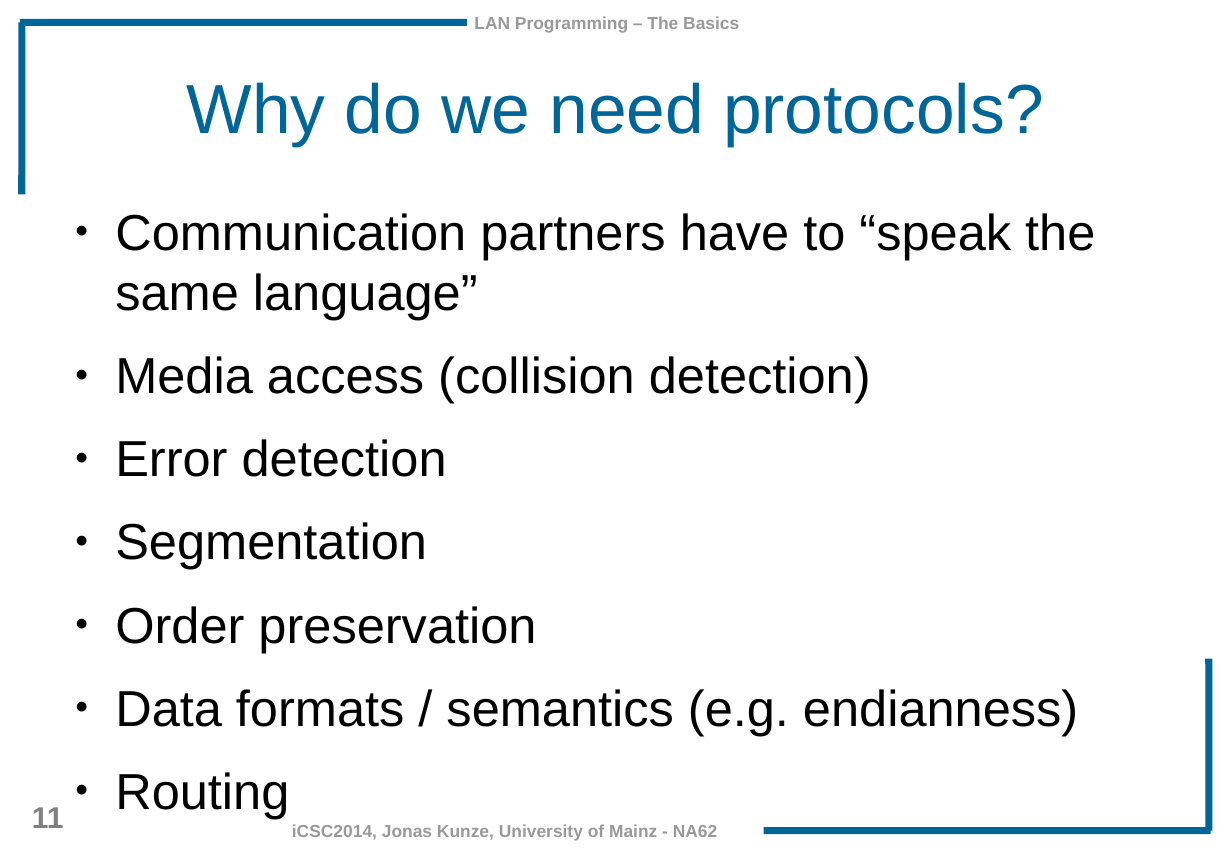
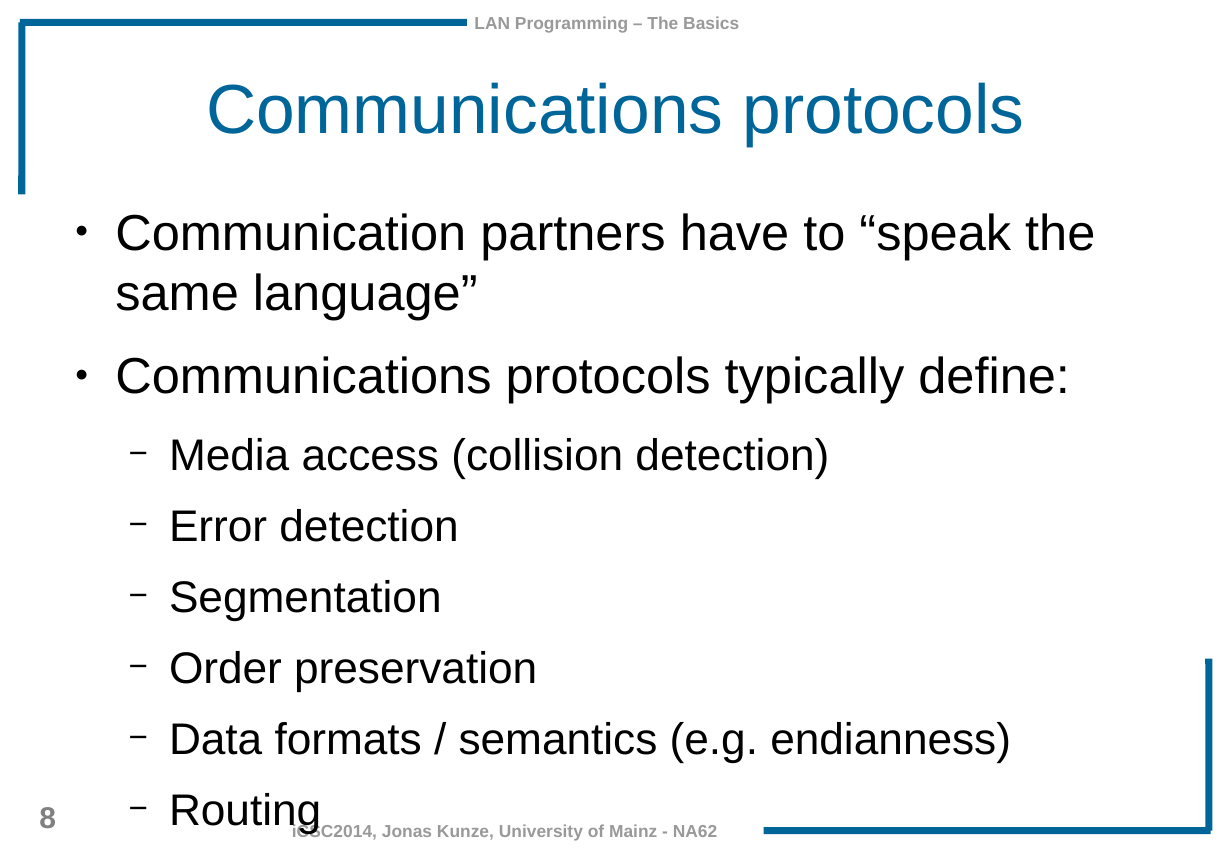
Before and after one commit to JonasKunze/icsc2014, a slide deck: slide 8 of iCSC-2014-LAN_Programming_Basics.odp (slide 11 before the commit). Drawn at 1232x853 pixels with LibreOffice and Linux fonts; fonts in the diff are those of the drawing; background and template pictures are left out. Boxes give left, top, right and bottom in pixels: in the first picture for what was removed or moved away, otherwise in the second. Text is boxed around its words. In the diff, an @@ line names an element or a change of style, - is before the commit and + after.

```diff
--- a/iCSC-2014-LAN_Programming_Basics.odp
+++ b/iCSC-2014-LAN_Programming_Basics.odp
@@ title at (206, 82, 1025, 146): text changed @@
-Why do we need protocols?
+Communications protocols
@@ text at (115, 356, 1070, 403): paragraph added @@
+● Communications protocols typically define:
@@ text at (169, 438, 1011, 763): size 32 to 28 pt in "Media access (collision detection)", "Error detection", "Segmentation", "Order preservation" and 4 more places; bullet ● to −; list level 1 to 2 in "Media access (collision detection)"; list level 1 to 2 in "Error detection"; list level 1 to 2 in "Segmentation"; list level 1 to 2 in "Order preservation"; list level 1 to 2 in "Data formats / semantics (e.g. ..."; list level 1 to 2 in "Routing"; list level 1 to 2 in "Priority"; list level 1 to 2 in "..." @@
@@ page number at (39, 807, 56, 828): text changed @@
-11
+8
```
Also in this commit, not shown: 8 other slides changed, 2 slides added, 5 slides removed, 2 other files.
